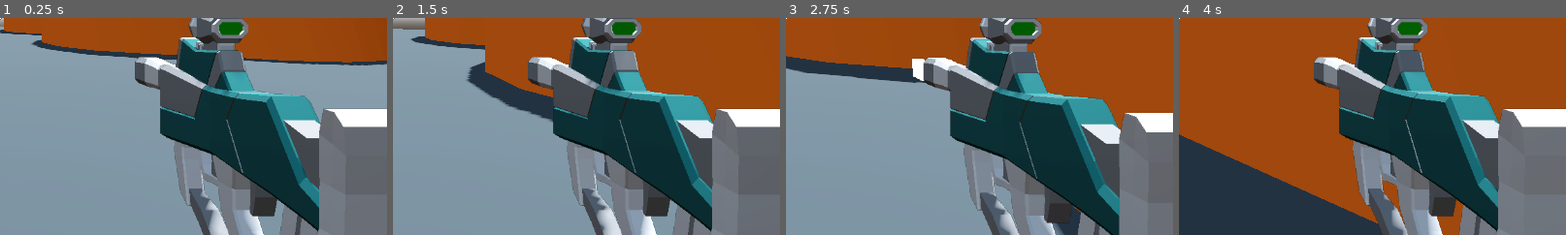
Above: before the commit, frames 1-4 (left to right).
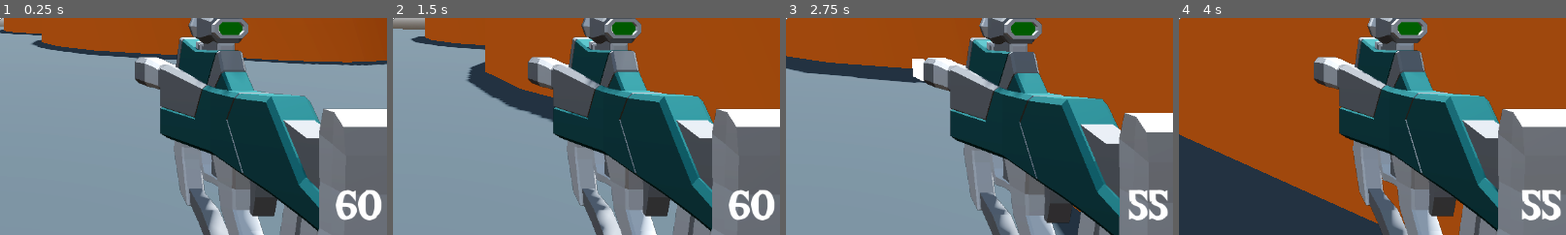
Above: after the commit, the same moments.

Repository: DTNevaeha/Shootout
Game: Godot game, scene res://Levels/SandBox.tscn
Same seed, same stepped clock (60 frames per second), same inputs: the game is played once before the commit and once after it.
Inputs (mouse positions are % of the whole screen's width and height, from its top left):
- Up to frame 1 (0.25 s): no input
- Up to frame 2 (1.5 s): tap Enter at 0.5 s; move the mouse to (55, 50) at 0.52 s; hold 1 (weapon_1) 0.53-1.28 s; hold W (move_forward) from 0.53 s (still down); tap Space (jump) at 0.77 s; tap 2 (weapon_2) at 0.8, 1.35 s; move the mouse to (45, 50) at 1.27 s
- Up to frame 3 (2.75 s): keep holding W (move_forward); tap Space (jump) at 1.52 s; tap 1 (weapon_1) at 1.55 s; move the mouse to (52, 48) at 2.02 s; press the mouse at (52, 48) at 2.03 s; tap 2 (weapon_2) at 2.3 s
- Up to frame 4 (4 s): keep holding W (move_forward); move the mouse to (49, 52) at 2.77 s; release the mouse at (49, 52) at 2.78 s; tap Mouse wheel up (next_weapon) at 2.85 s; tap Space (jump) at 3.02, 3.77 s; tap 1 (weapon_1) at 3.05 s; move the mouse to (57, 51) at 3.52 s; hold Mouse wheel down (previous_weapon) from 3.53 s (still down); tap 2 (weapon_2) at 3.8 s
The pictures show only the part of the screen within x 50-100%, y 50-100%; the shares and areas given below are measured in that part.

The runs differ from the first frame. In frame 1, 1.0% of the frame differs, in the area x 86-99%, y 79-94%; in frame 2, 1.0%; in frame 3, 0.9%; in frame 4, 0.9%.

Commit message:
Player now has ammo and UI Ammo

Diff:
--- a/Player/AmmoHandler.gd
+++ b/Player/AmmoHandler.gd
@@ -1,5 +1,7 @@
 extends Node
 class_name AmmoHandler
+
+@export var ammo_label: Label
 
 enum ammo_type {
     BULLET,
@@ -19,4 +21,8 @@
 func use_ammo(type: ammo_type) -> void:
     if has_ammo(type):
         ammo_storage[type] -= 1
-    print(ammo_storage[type])
+        update_ammo_label(type)
+
+
+func update_ammo_label(type: ammo_type) -> void:
+    ammo_label.text = str(ammo_storage[type])
--- a/Player/WeaponHandler.gd
+++ b/Player/WeaponHandler.gd
@@ -23,6 +23,7 @@
         if child == active_weapon:
             child.visible = true
             child.set_process(true)
+            child.ammo_handler.update_ammo_label(child.ammo_type)
         else:
             child.visible = false
             child.set_process(false)
--- a/Player/player.tscn
+++ b/Player/player.tscn
@@ -9,6 +9,7 @@
 [ext_resource type="Texture2D" uid="uid://b558ox6x7qaup" path="res://Player/damage.png" id="5_d0sxa"]
 [ext_resource type="Script" path="res://Player/AmmoHandler.gd" id="6_3scxj"]
 [ext_resource type="PackedScene" uid="uid://bkbx50kom1o3q" path="res://Player/game_over_menu.tscn" id="6_h0lcj"]
+[ext_resource type="FontFile" uid="uid://3j2lri234ycu" path="res://Assets/The Wild Breath of Zelda.otf" id="9_b0xph"]
 
 [sub_resource type="CapsuleMesh" id="CapsuleMesh_uhf4g"]
 
@@ -75,6 +76,10 @@
 "TakeDamage": SubResource("Animation_phea4")
 }
 
+[sub_resource type="LabelSettings" id="LabelSettings_opqfq"]
+font = ExtResource("9_b0xph")
+font_size = 64
+
 [node name="Player" type="CharacterBody3D" groups=["player"]]
 script = ExtResource("1_fspgh")
 
@@ -126,8 +131,9 @@
 ammo_handler = NodePath("../../AmmoHandler")
 ammo_type = 1
 
-[node name="AmmoHandler" type="Node" parent="SubViewportContainer/SubViewport/WeaponCamera"]
+[node name="AmmoHandler" type="Node" parent="SubViewportContainer/SubViewport/WeaponCamera" node_paths=PackedStringArray("ammo_label")]
 script = ExtResource("6_3scxj")
+ammo_label = NodePath("../../../../MarginContainer/AmmoLabel")
 
 [node name="CenterContainer" type="CenterContainer" parent="."]
 anchors_preset = 15
@@ -159,5 +165,26 @@
 }
 autoplay = "RESET"
 
+[node name="MarginContainer" type="MarginContainer" parent="."]
+anchors_preset = 15
+anchor_right = 1.0
+anchor_bottom = 1.0
+offset_left = 3.0
+offset_right = 3.0
+grow_horizontal = 2
+grow_vertical = 2
+mouse_filter = 2
+theme_override_constants/margin_left = 8
+theme_override_constants/margin_top = 8
+theme_override_constants/margin_right = 8
+theme_override_constants/margin_bottom = 8
+
+[node name="AmmoLabel" type="Label" parent="MarginContainer"]
+layout_mode = 2
+size_flags_horizontal = 8
+size_flags_vertical = 8
+text = "999"
+label_settings = SubResource("LabelSettings_opqfq")
+
 [node name="GameOverMenu" parent="." instance=ExtResource("6_h0lcj")]
 visible = false
Not shown: 1 places in Player/player.tscn that only renumber resources
